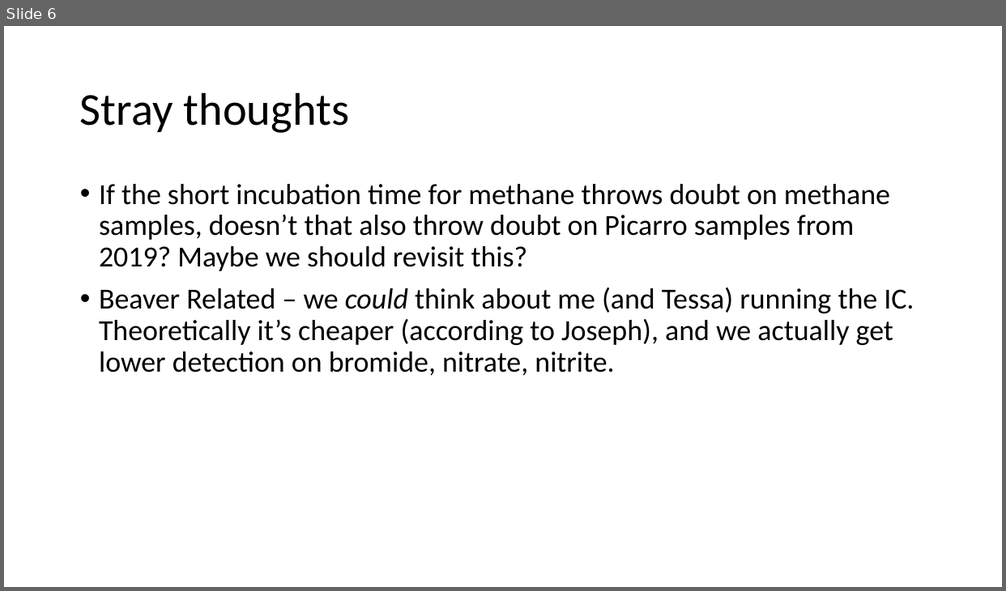
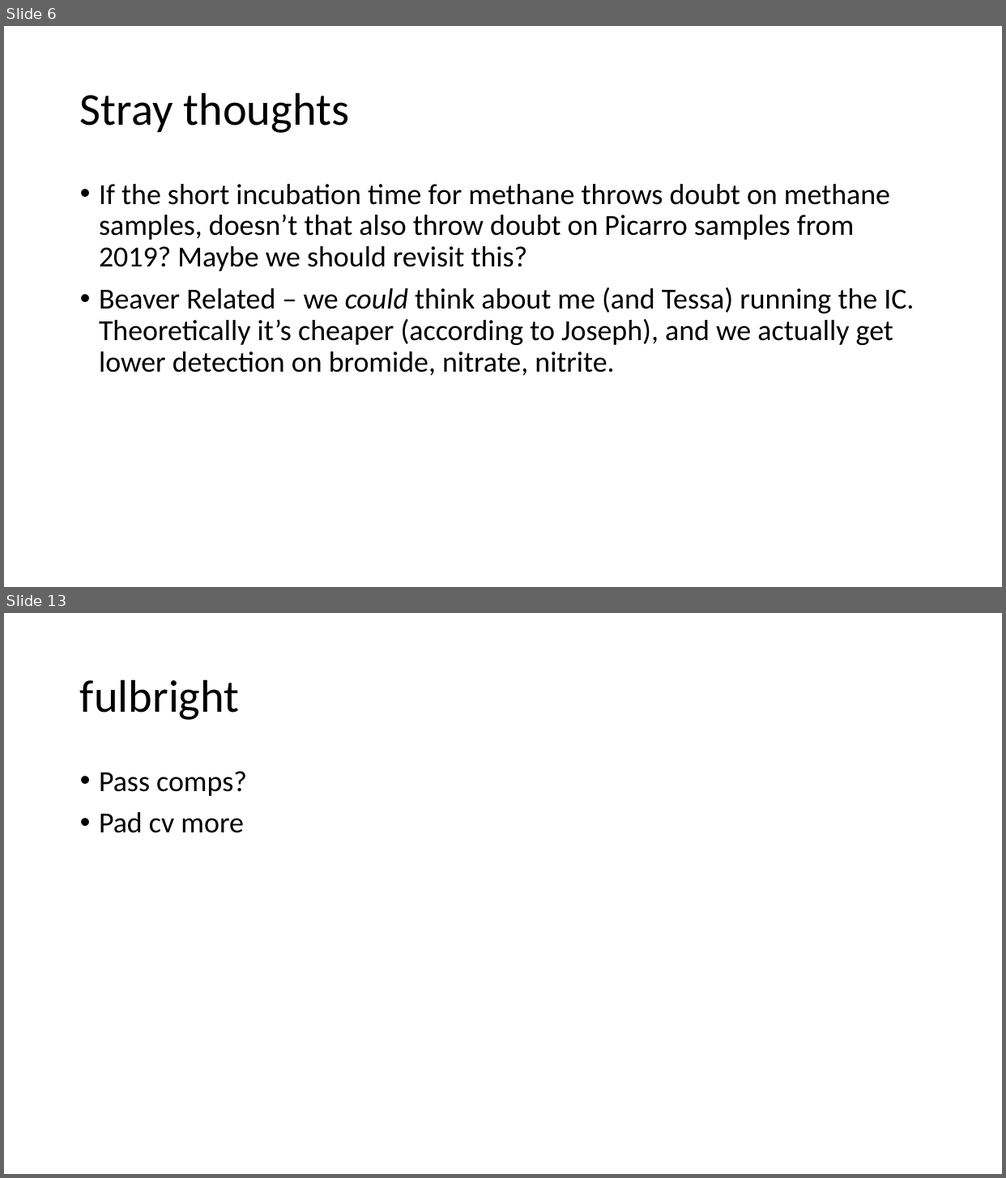
Before and after one commit to carbonshed/Ecuador2021, a slide deck: plots/DataVis_2022-01-10.pptx. Shown one above the other, each under a label of ours: slide 6 before the commit, slides 6 and 13 after it; the slides between them are not shown. The pictures are 1006x591 and 1006x1178 pixels, drawn with LibreOffice and Linux fonts; fonts in the diff are those of the drawing. Boxes give left, top, right and bottom in pixels: in the first picture for what was removed or moved away, otherwise in the second. Text is boxed around its words. In the diff, an @@ line names an element or a change of style, - is before the commit and + after.

```diff
--- a/plots/DataVis_2022-01-10.pptx
+++ b/plots/DataVis_2022-01-10.pptx
@@ slide 13 added at <box>4,613,1002,1174</box>, background #FFFFFF @@
@@ title added at <box>80,679,240,720</box>, 44 pt, text #000000 @@
+fulbright
@@ text added at <box>99,771,247,833</box>, 28 pt, text #000000 @@
+• Pass comps?
+• Pad cv more
```
Also in this commit, not shown: 1 slide changed, 7 other slides added.
